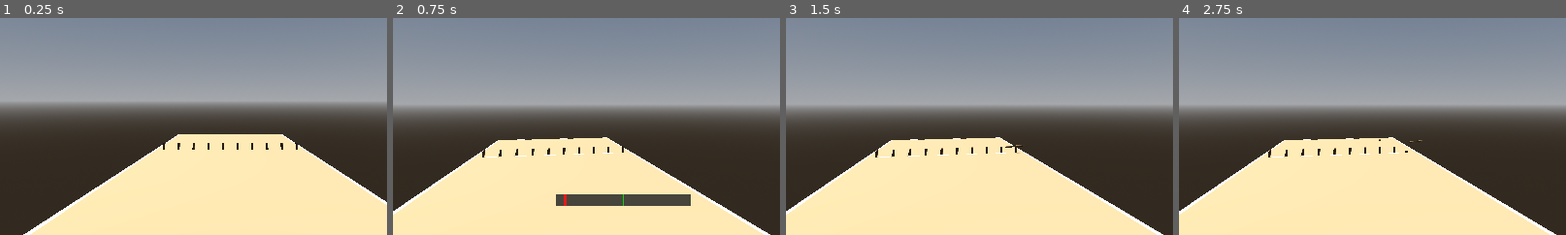
Above: before the commit, frames 1-4 (left to right).
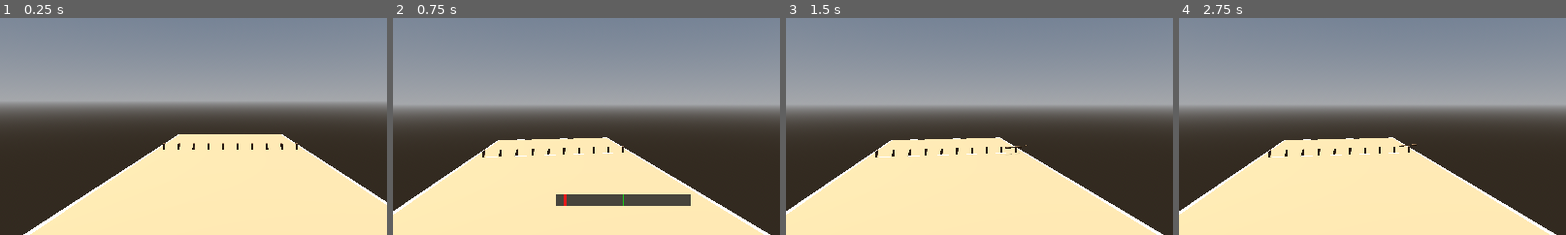
Above: after the commit, the same moments.

Repository: ration/kyykka
Game: Godot game, scene res://scenes/court.tscn
The game is run twice, just before and just after one commit, with the same random seed, the same clock (stepped at 60 frames per second) and the same inputs.
Inputs (mouse positions are % of the whole screen's width and height, from its top left):
- Up to frame 1 (0.25 s): no input
- Up to frame 2 (0.75 s): tap Enter at 0.5 s; move the mouse to (55, 50) at 0.52 s; hold Shift from 0.53 s (still down); click (55, 50) at 0.67 s
- Up to frame 3 (1.5 s): move the mouse to (45, 50) at 1.27 s; release Shift at 1.28 s; tap Alt at 1.35 s; click (45, 50) at 1.42 s
- Up to frame 4 (2.75 s): move the mouse to (52, 48) at 2.02 s; tap Ctrl at 2.1 s; click (52, 48) at 2.17 s
The pictures show only the part of the screen within x 20-70%, y 50-100%; the shares and areas given below are measured in that part.

The runs differ from the first frame. In frame 1, less than 0.1% of the frame differs, in the area x 42-77%, y 57-59%; in frame 2, less than 0.1%; in frame 3, less than 0.1%; in frame 4, less than 0.1%, in the area x 23-63%, y 55-65%.

Commit message:
Revert 240Hz physics tick rate (made real play unplayable), pad kyykka collision box instead
The previous commit fixed the karttu tunneling-through-kyykkä regression
by quadrupling physics_ticks_per_second to 240, verified only headlessly.
In real interactive play this made the game appear to not move at all
("I don't see a karttu moving at all now, it just resets") — quadrupling
the physics solver's per-step workload across ~40 kyykkä plus the karttu
was too expensive to share a frame budget with rendering/input, something
a headless single-throw test never would have surfaced.

Reverted physics_ticks_per_second to the default. In its place, enlarged
the kyykka's BoxShape3D collision shape from the inscribed 0.0495m square
to 0.09m — still well short of the 0.5m gap between neighboring stacks,
and re-verified this doesn't reintroduce the stacked-pair instability the
box shape was originally chosen to fix (40/40 pieces still reach sleeping
within a few seconds undisturbed). This is a purely geometric fix with no
per-frame cost: it gives the karttu's fast, discretely-stepped motion a
bigger target to land inside without touching the tick rate.

tools/simulate_throws.gd shows a comparable (slightly better) contact/
score rate at 60Hz with the padded box versus 240Hz with the original
box. This doesn't guarantee every throw connects (a ~0.22-0.25m step is
still bigger than a 0.09m target), matching the already-documented
"sometimes connects, sometimes doesn't" throw variance, but restores
interactive playability.

Co-Authored-By: Claude Sonnet 5 <noreply@anthropic.com>

Diff:
--- a/project.godot
+++ b/project.godot
@@ -18,10 +18,6 @@
 
 enabled=PackedStringArray("res://addons/gut/plugin.cfg")
 
-[physics]
-
-common/physics_ticks_per_second=240
-
 [rendering]
 
 renderer/rendering_method="gl_compatibility"
--- a/scenes/kyykka.tscn
+++ b/scenes/kyykka.tscn
@@ -11,7 +11,7 @@
 height = 0.1
 
 [sub_resource type="BoxShape3D" id="BoxShape3D_6xlp2"]
-size = Vector3(0.0495, 0.1, 0.0495)
+size = Vector3(0.09, 0.1, 0.09)
 
 [sub_resource type="PhysicsMaterial" id="PhysicsMaterial_kyykka"]
 friction = 0.9
Not shown, changed: CLAUDE.md
